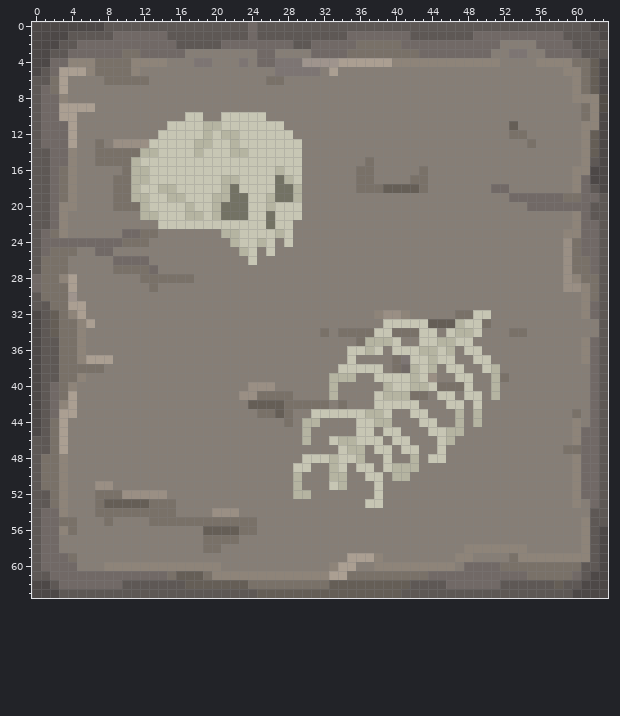
Two versions of one pixel-art sprite, Assets/Sprites/Environment/tile_skull.png. Above: the version before the commit.
The file is 64x64 pixels. Colours within 5 levels of each other are drawn and written as one.
The same view after the edit:
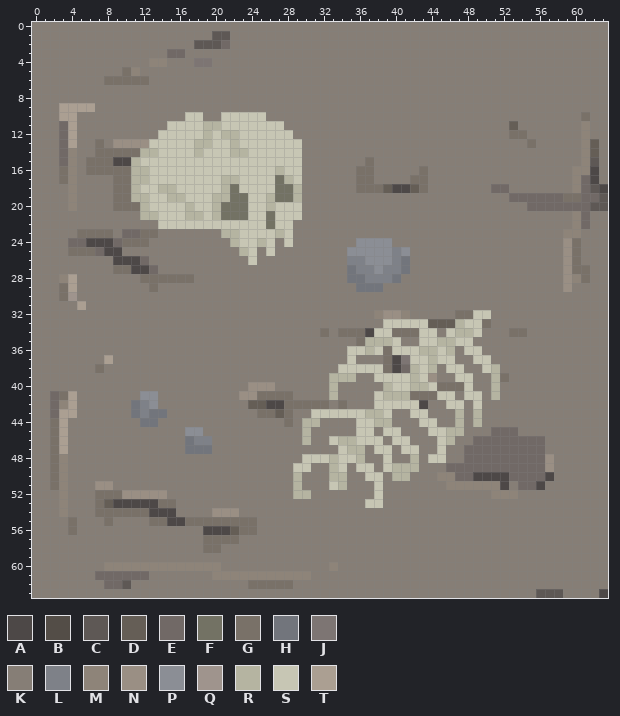
Palette (. is transparent): A #4d4847  B #534d47  C #5e5855  D #655e56  E #716966  F #737264  G #797168  H #72757c  J #7d7573  K #867e76  L #7e8188  M #8e8479  N #9a8f84  P #8b8e95  Q #9f948d  R #b5b4a1  S #c7c6b4  T #ab9f92
The edit:
Changed rows in their new state; - is an unchanged pixel.
first column x 0:
 0 KKKKKKKKKKKKKKKKKKKKKKKKKKKKKKKKKKKKKKKKKKKKKKKKKKKKKKKKKKKKKKKK
 1 KKKKKKKKKKKKKKKKKKKK--KKKKKKKKKKKKKKKKKKKKKKKKKKKKKKKKKKKKKKKKKK
 2 KKKKKKKKKKKKKKKKKK----KKKKKKKKKKKKKKKKKKKKKKKKKKKKKK----KKKKKKKK
 3 KKKKKKKKKKKKKKK----------KK----KKKKKKKKKKKKKKKKKKKK--KK--KKKKKKK
 4 KKKKKKKKKKKKK----------K-KKKKKKKKKKKKKKKKKKKKKKKKKKK----KKKKKKKK
 5 KKKKKKKKKK-----------------KKKKK-K-------------------------KKKKK
 6 KKKK----------------------KK--------------------------------KKKK
 7 KKKK--------------------------------------------------------KKKK
 8 KKKK--------------------------------------------------------KKKK
 9 KKK----------------------------------------------------------KKK
10 KKK-----------------------------------------------------------KK
11 KKK-----------------------------------------------------------KK
12 KKK-----------------------------------------------------------KK
13 KKK------------------------------------------------------------K
14 KKK------------------------------------------------------------K
15 KKK---G--AA----------------------------------------------------K
16 KKK---GGGG-----------------------------------------------------K
17 KKK------------------------------------------------------------K
18 KKKK------------------------------------AA----------------------
19 KKKK------------------------------------------------------------
20 KKKK------------------------------------------------------------
21 KKKK----------------------------------------------------------KK
22 KKKK----------------------------------------------------------KK
23 KKKK-GGGG----------------------------------------------------KKK
24 KKKK--AAA---------------------------PPPP---------------------KKK
25 KKKK-GG-AA-------------------------PPPPPLP-------------------KKK
26 KKKK-----AAA-----------------------LLPPPLH-------------------KKK
27 KKKK-------AA----------------------HLLPLLH--------------------KK
28 KKK--------------------------------HHLLLH---------------------KK
29 KKK---------------------------------HHH---------------------KKKK
30 KKK----------------------------------------------------------KKK
31 KKKKK--------------------------------------------------------KKK
32 KKKKKK-------------------------------------------------------KKK
33 KKKKKKK--------------------------------------------------------K
34 KKKKKK-------------------------------A-------------------------K
35 KKKKKK-------------------------------------------------------KKK
36 KKKKKK---------------------------------G---------------------KKK
37 KKKKKKKK-------------------------------GA--------------------KKK
38 KKKKKKK--------------------------------GA---------------------KK
39 KKKKKK--------------------------------------------------------KK
40 KKKKK---------------------------------------------------------KK
41 KK----------PP------------------------------G-----------------KK
42 KK---------HLP------------AA---------------A------------------KK
43 KK---------HLHH---------------------------------------------K-KK
44 KK----------HH----------------------------------------------K-KK
45 KK---------------PP--------------------------------EEE------KKKK
46 KK---------------HLL-----------------------------EEEEEEEE---KKKK
47 KK---------------HHH----------------------------EEEEEEEEE--KKKKK
48 KK----------------------------------------------EEEEEEEEEN--KKKK
49 KK--------------------------------------------EEEEEEEEEEEN--KKKK
50 KK-------------------------------------------MMEEAAAAEEEEA--KKKK
51 KK--------------------------------------------MMMMMMA-EEA---KKKK
52 KKK------------------------------------------------MMM------KKKK
53 KKK------AAAAA----------------------------------------------K-KK
54 KKK----------AAA----------------------------------------------KK
55 KKKK-----------AA--------------------------------------------KKK
56 KKKK---------------AAA---------------------------------------KKK
57 KKK----------------------------------------------------------KKK
58 KKK---------------------------------------------KKKKKKK------KKK
59 KKKKK------------------------------KKKK--------KK----KKKKKKKKKKK
60 KKKKK-----------------------------KK--KKKKKKKKK-KKKKKKKKKKKKKKKK
61 KKKKKKK------KKKKKKK-----------KKKKKKKKKKKKKKKKKKKKKKKKKKKKKKKKK
62 KKKKKKKK---KKKKKKKKKKKKK-----KKKKKKKKKKKKKKKKKKKKKKKKKKKKKKKKKKK
63 KKKKKKKKKKKKKKKKKKKKKKKKKKKKKKKKKKKKKKKKKKKKKKKKKKKKKKKK---KKKK-
Boxes around the changes in both pictures, in picture pixels (x1, y1, x2, y2):
changed: (32, 22, 608, 598)
